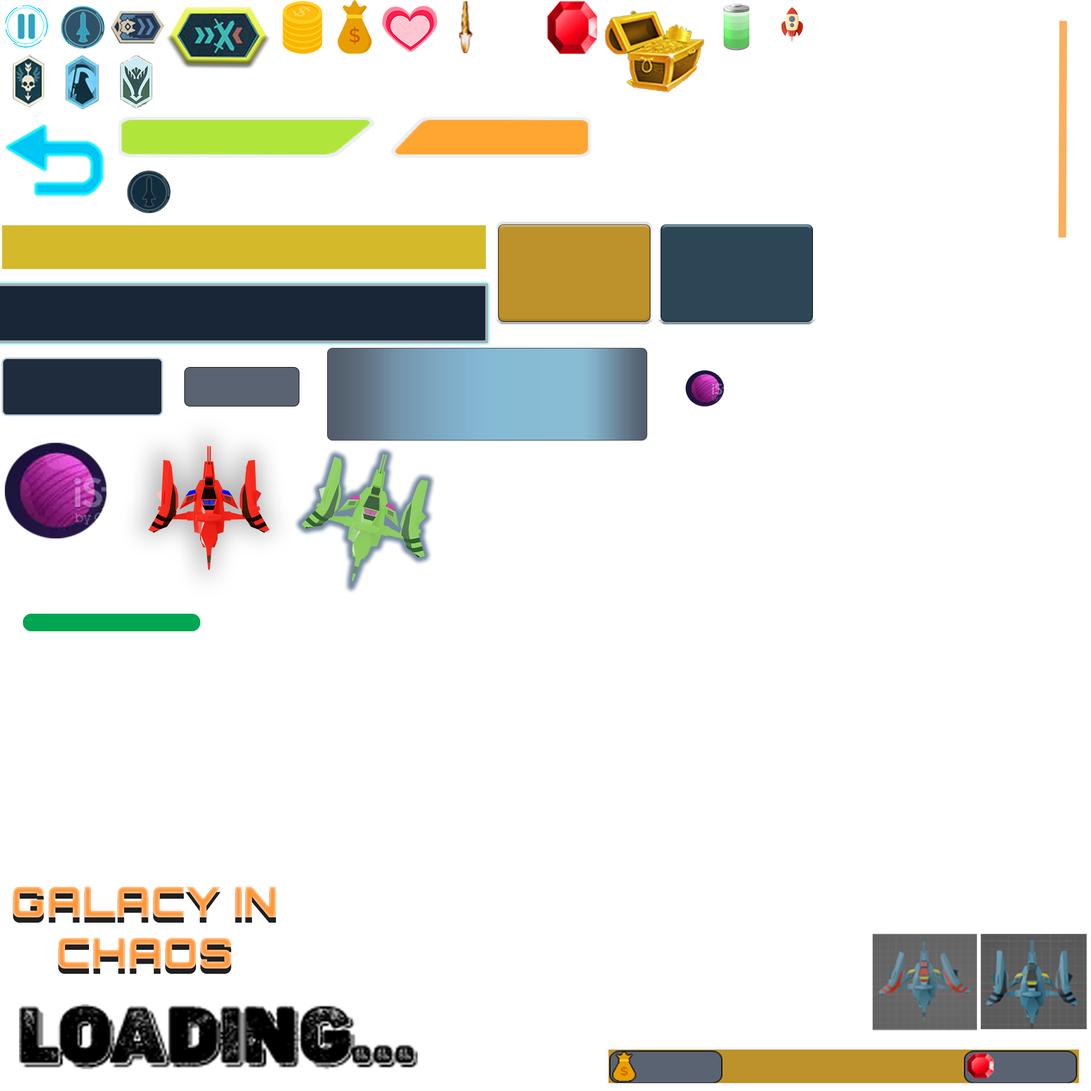
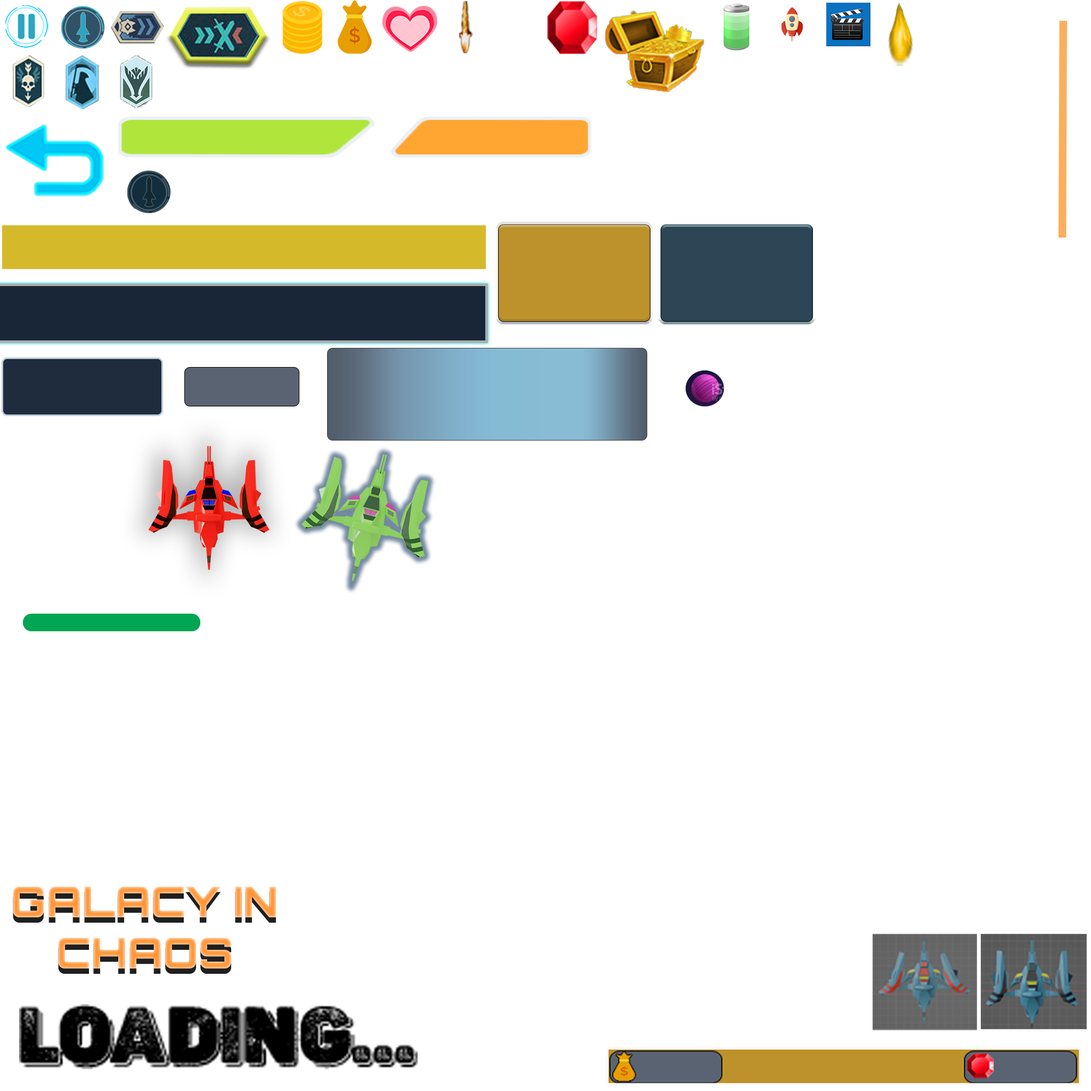
Layer changes from the first w=1091, h=1091 image to the second:
removed layer "Layer 2" over [4, 442, 107, 539]
added layer "Layer 18" above "Layer 15" over [887, 1, 915, 68]
added layer "Layer 15" above "rankIcon" over [826, 2, 871, 47]
